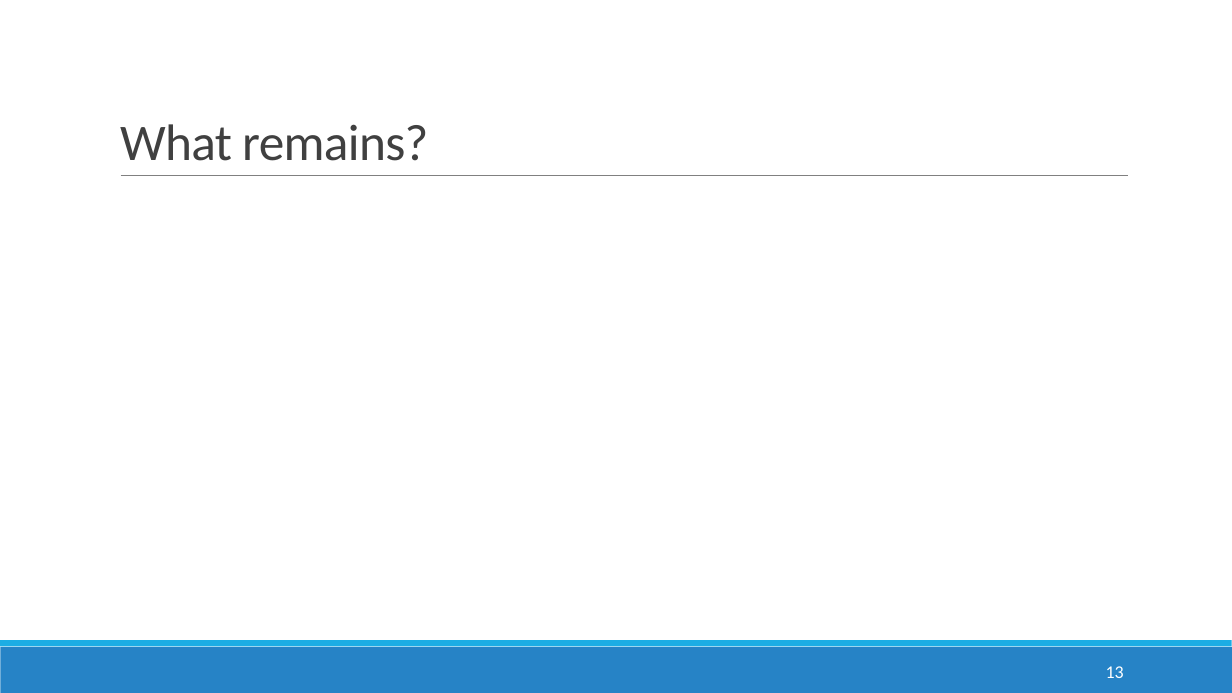
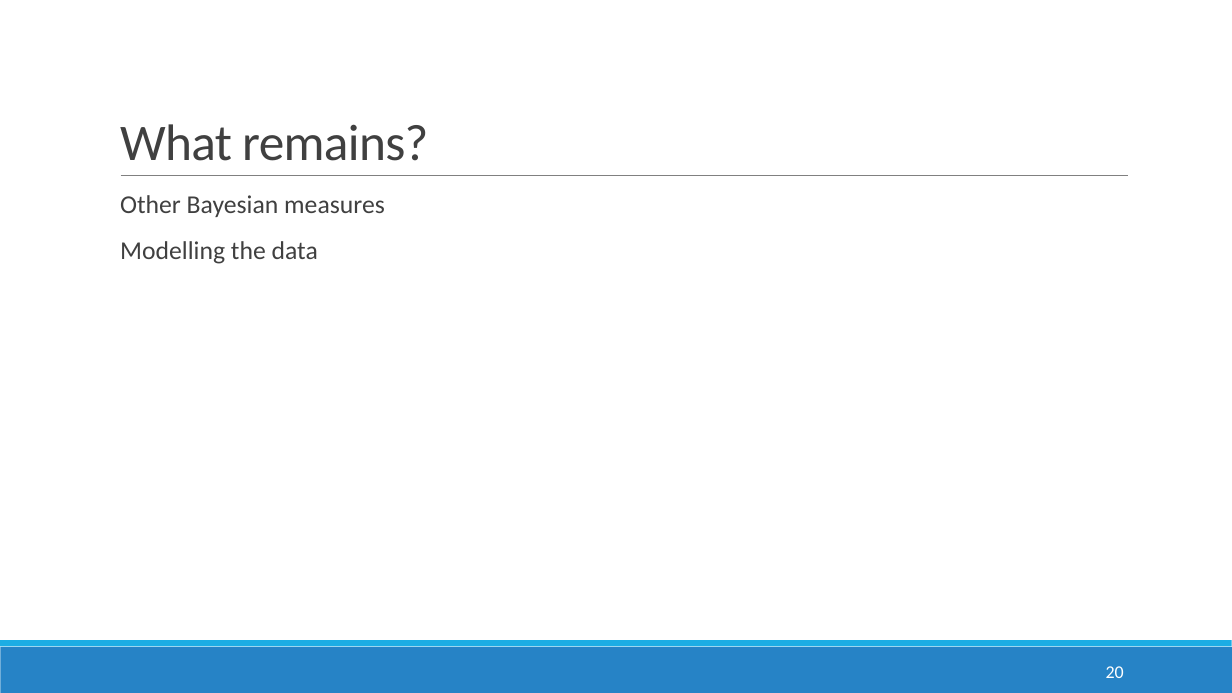
Before and after one commit to anirudhtomer/MScThesis, a slide deck: slide 20 of mid term presentation.pptx (slide 13 before the commit). Drawn at 1232x693 pixels with LibreOffice and Linux fonts; fonts in the diff are those of the drawing; background and template pictures are left out. Boxes give left, top, right and bottom in pixels: in the first picture for what was removed or moved away, otherwise in the second. Text is boxed around its words. In the diff, an @@ line names an element or a change of style, - is before the commit and + after.

```diff
--- a/mid term presentation.pptx
+++ b/mid term presentation.pptx
@@ text added at bbox=[120, 195, 385, 264], 20 pt, text #404040 @@
+  Other Bayesian measures
+  Modelling the data
@@ page number at bbox=[1106, 666, 1124, 678]: text changed @@
-13
+20
```
Also in this commit, not shown: 4 other slides changed, 11 slides added, 3 slides removed, 20 other files.
